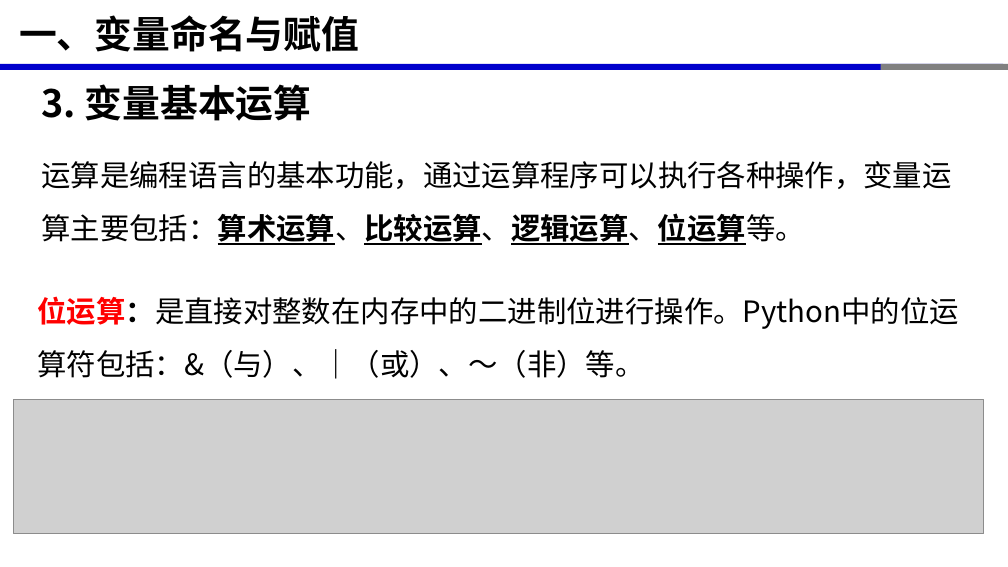
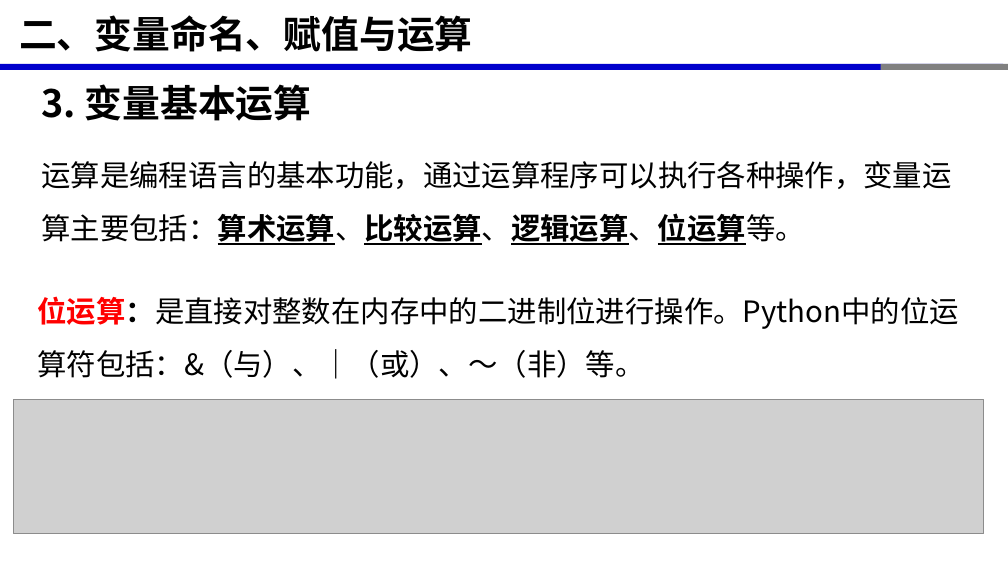
Before and after one commit to xinluo2018/programming-basics, a slide deck: slide 26 of 第2章-变量与数据类型/第2章-变量与数据类型.pptx (slide 13 before the commit). Drawn at 1008x567 pixels with LibreOffice and Linux fonts; fonts in the diff are those of the drawing; grey boxes stand for pictures. Boxes give left, top, right and bottom in pixels: in the first picture for what was removed or moved away, otherwise in the second. Text is boxed around its words. In the diff, an @@ line names an element or a change of style, - is before the commit and + after.

```diff
--- a/第2章-变量与数据类型/第2章-变量与数据类型.pptx
+++ b/第2章-变量与数据类型/第2章-变量与数据类型.pptx
@@ title at <box>19,15,473,52</box>: text changed @@
-一、变量命名与赋值
+二、变量命名、赋值与运算
```
Also in this commit, not shown: 16 other slides changed, 1 slide added, 10 other files.
